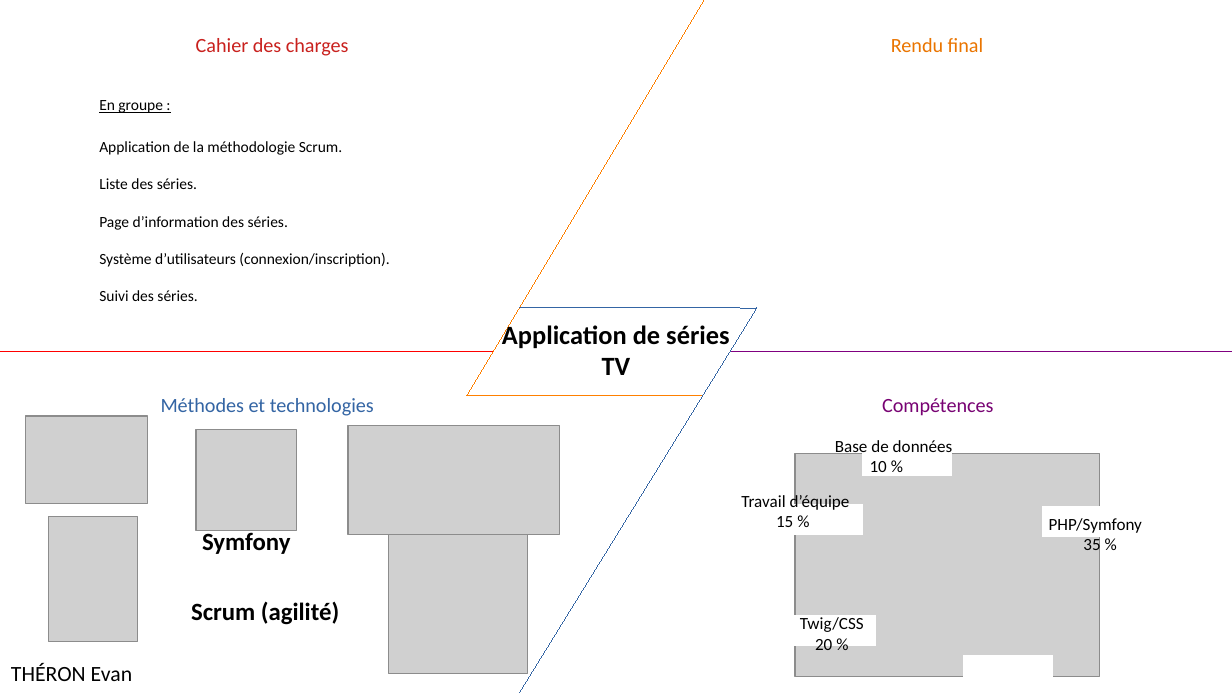
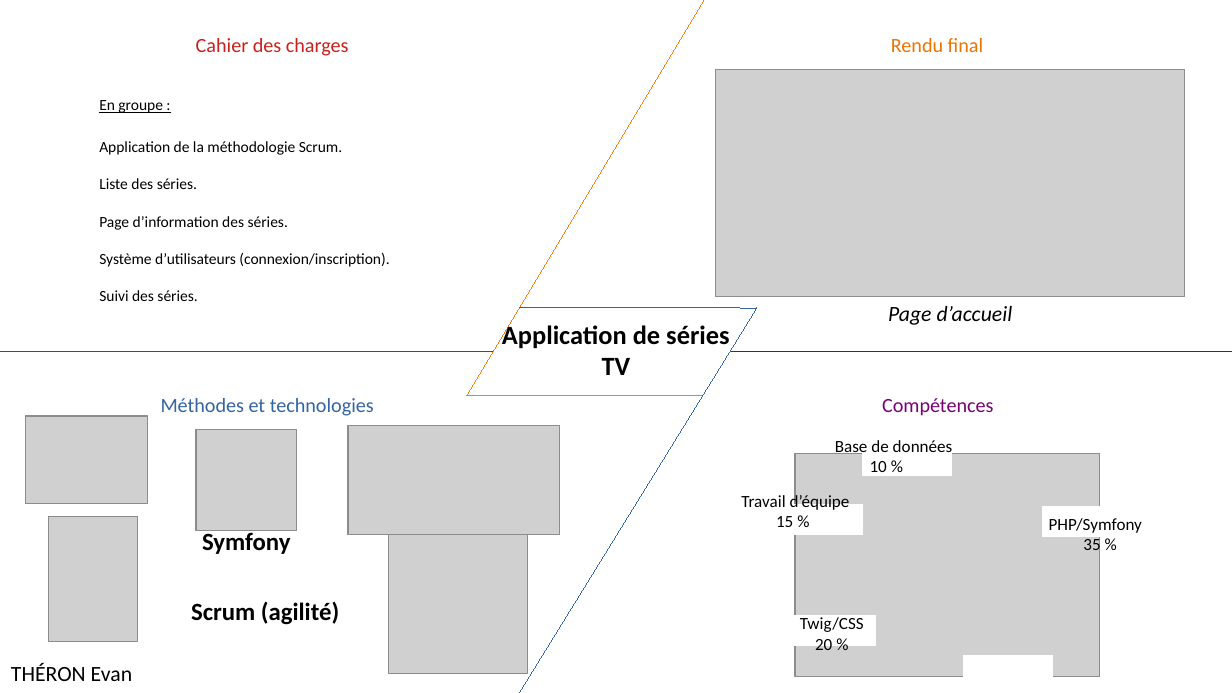
Before and after one commit to evtheron/portfolio, a slide deck: slide 1 of RetEx/Projet_Appli_Series_RetEx.odp. Drawn at 1232x693 pixels with LibreOffice and Linux fonts; fonts in the diff are those of the drawing; grey boxes stand for pictures. Boxes give left, top, right and bottom in pixels: in the first picture for what was removed or moved away, otherwise in the second. Text is boxed around its words. In the diff, an @@ line names an element or a change of style, - is before the commit and + after.

```diff
--- a/RetEx/Projet_Appli_Series_RetEx.odp
+++ b/RetEx/Projet_Appli_Series_RetEx.odp
@@ picture added at [715,69,1185,296] @@
@@ text added at [888,306,1013,325], 14 pt, text #000000, italic @@
+Page d’accueil
```
Also in this commit, not shown: 9 other files.
